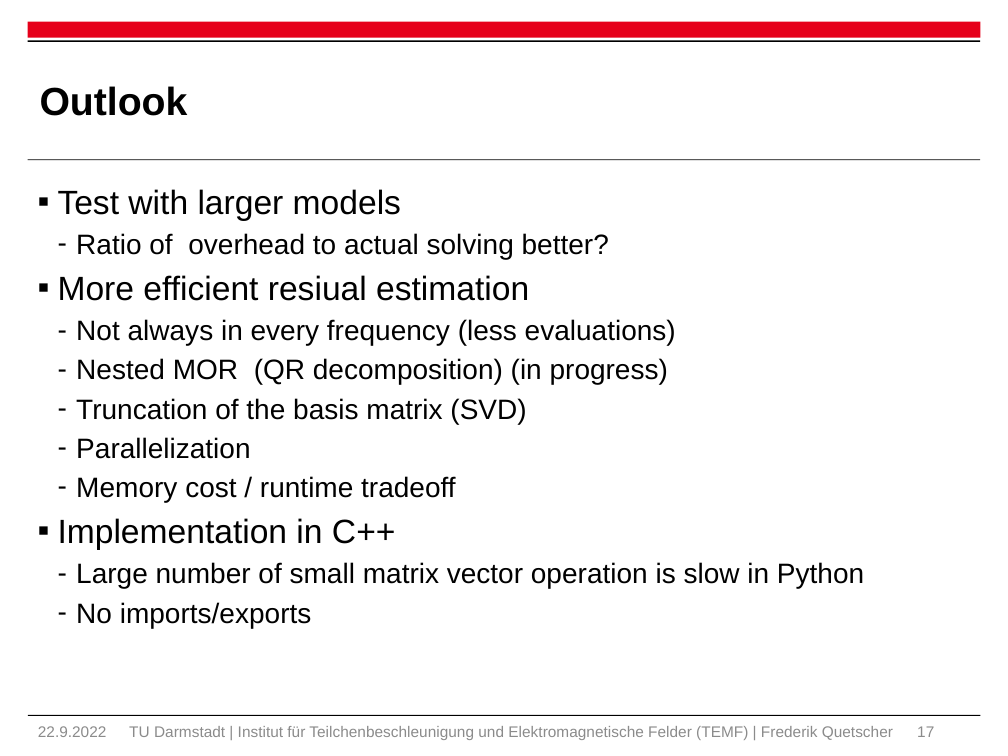
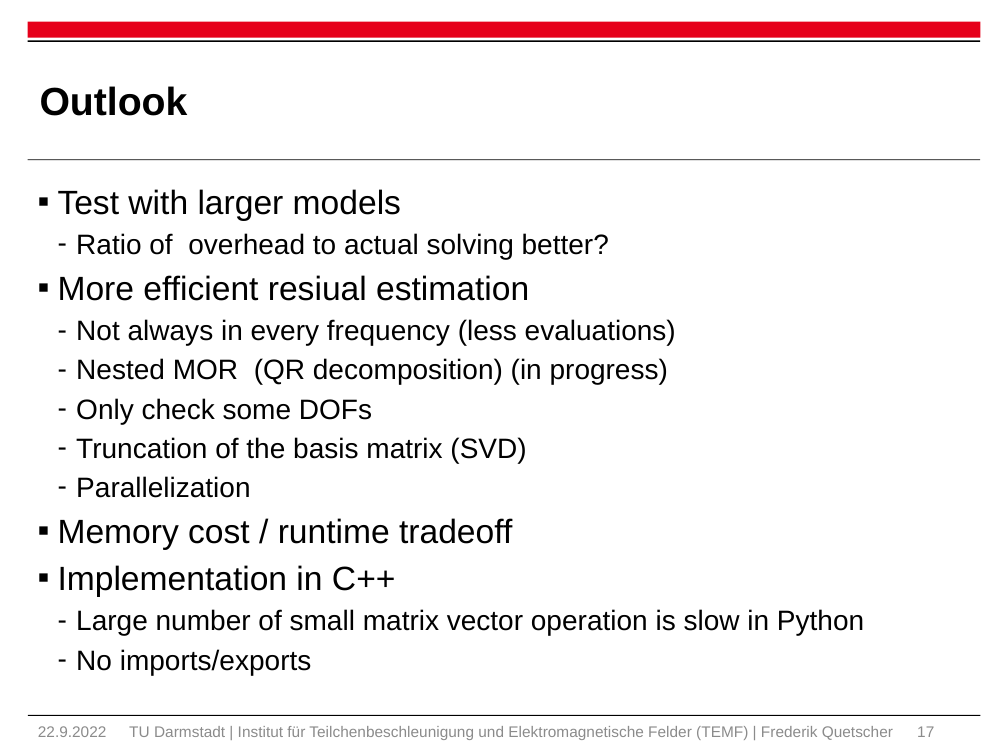
Before and after one commit to Fred234567890/interactive_mor_felis, a slide deck: slide 17 of Mor presi.pptx. Drawn at 1008x756 pixels with LibreOffice and Linux fonts; fonts in the diff are those of the drawing; background and template pictures are left out. Boxes give left, top, right and bottom in pixels: in the first picture for what was removed or moved away, otherwise in the second. Text is boxed around its words. In the diff, an @@ line names an element or a change of style, - is before the commit and + after.

```diff
--- a/Mor presi.pptx
+++ b/Mor presi.pptx
@@ text at (76,398,372,424): paragraph added @@
+  – Only check some DOFs
@@ text at (58,518,512,550): size 20 to 24 pt in "Memory cost / runtime tradeoff"; bullet - to ▪; list level 2 to 1 in "Memory cost / runtime tradeoff" @@
```
Also in this commit, not shown: 1 other slide changed, 28 other files.
